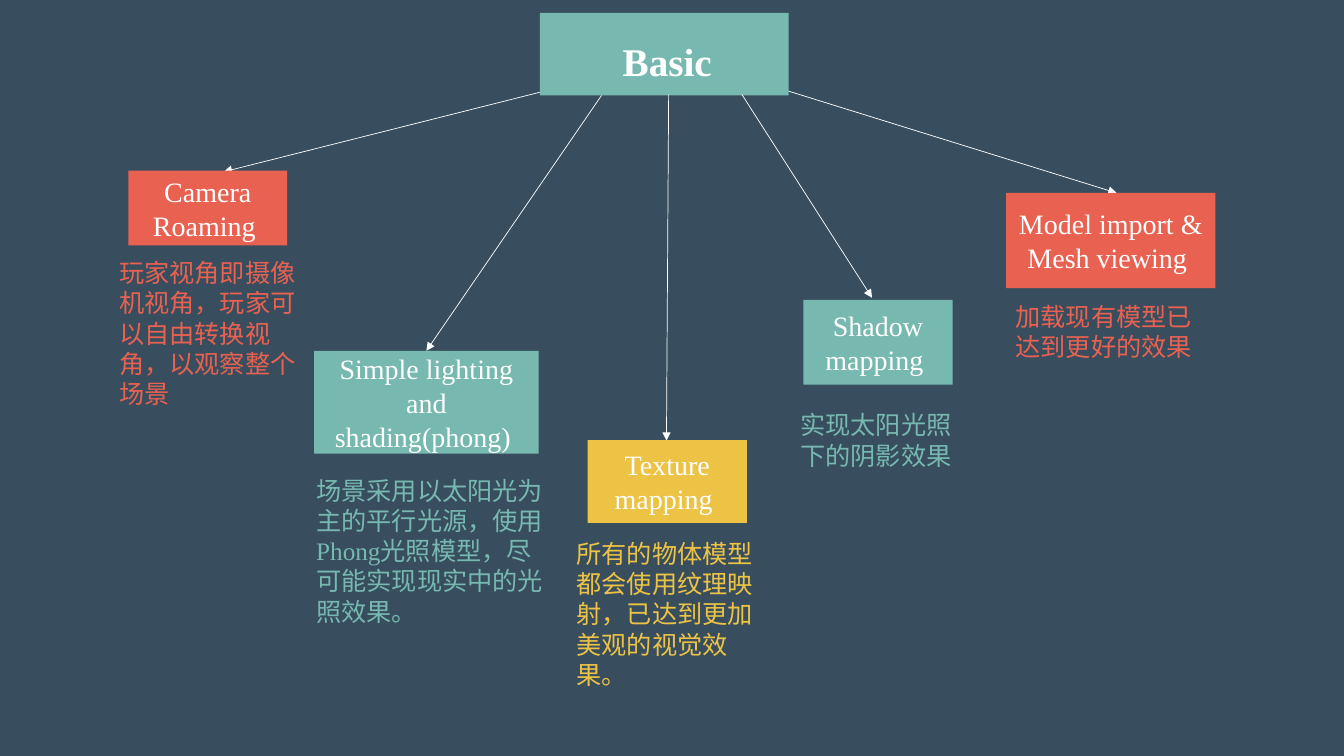
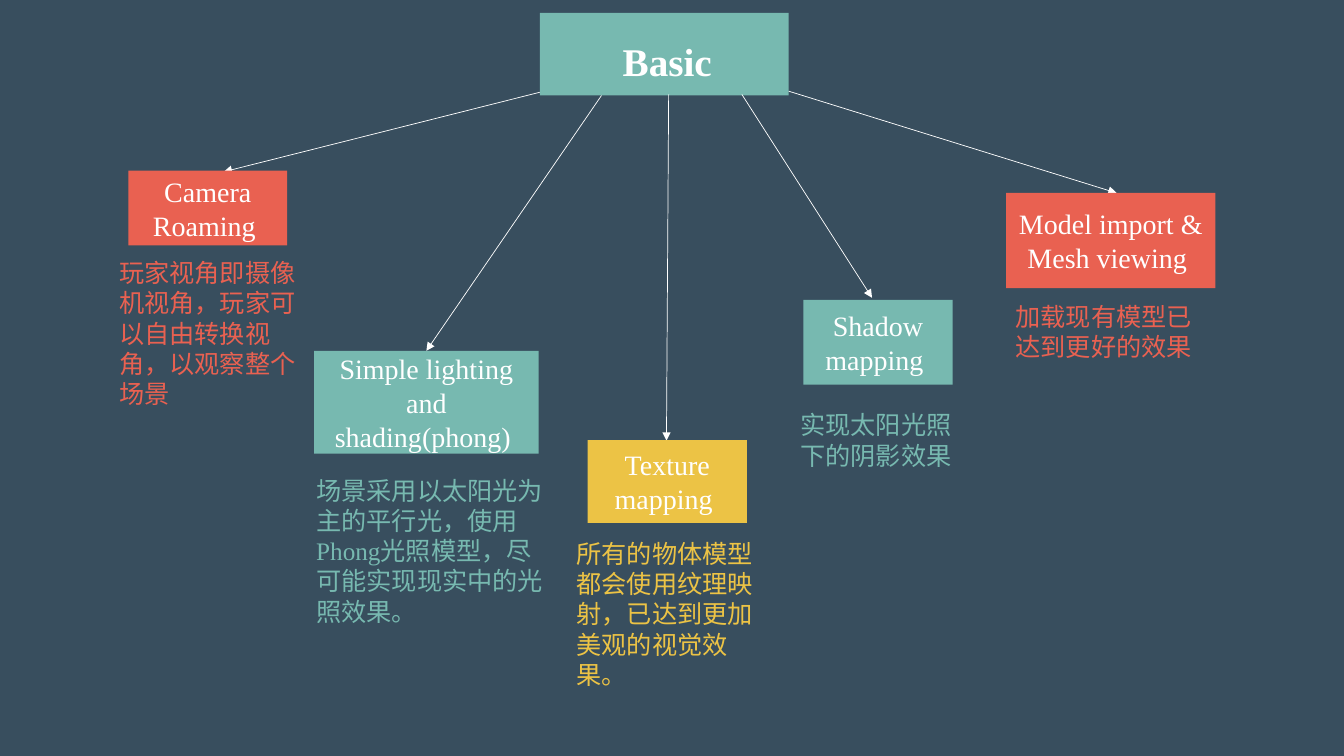
Before and after one commit to computer-graphics-group/Island, a slide deck: slide 7 of 计图期末项目介绍.pptx. Drawn at 1344x756 pixels with LibreOffice and Linux fonts; fonts in the diff are those of the drawing. Boxes give left, top, right and bottom in pixels: in the first picture for what was removed or moved away, otherwise in the second. Text is boxed around its words. In the diff, an @@ line names an element or a change of style, - is before the commit and + after.

Commit message:
update ppt

```diff
--- a/计图期末项目介绍.pptx
+++ b/计图期末项目介绍.pptx
@@ text at (316, 479, 543, 623): text changed @@
-场景采用以太阳光为主的平行光源，使用Phong光照模型，尽可能实现现实中的光照效果。
+场景采用以太阳光为主的平行光，使用Phong光照模型，尽可能实现现实中的光照效果。
```
